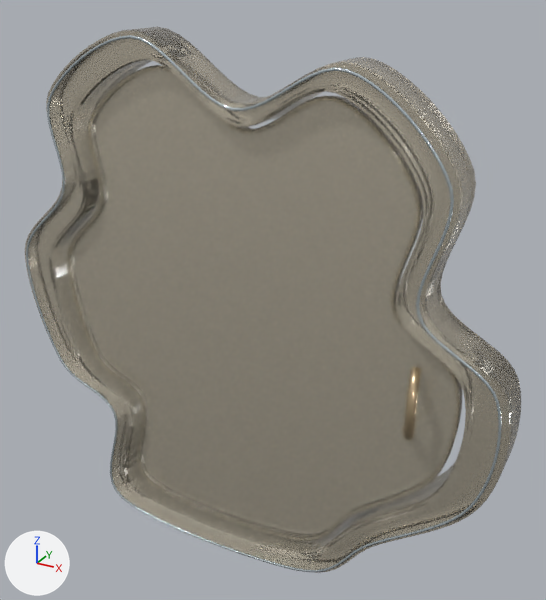
The glTF model public/models/doors/cloud.glb, before and after one commit.
One viewpoint serves both versions: a 50 mm camera at (1.79, -3.04, 3.18) aimed at (0.06, 0.1, 1.61). Lighting does not change. The marker at lower left points along +X, +Y and +Z. The picture after the commit comes second. Where no turn or scale is listed for an object, it has been applied to the vertices. Vertices at exactly the same position are counted once.

The first picture shows 'Fixed_GlassFrame.004', 'Fixed_SilverSeam.004', 'Moving_GlassLeaf.004', 'Moving_PolishedEdge.004', 'Moving_Pull.004'.
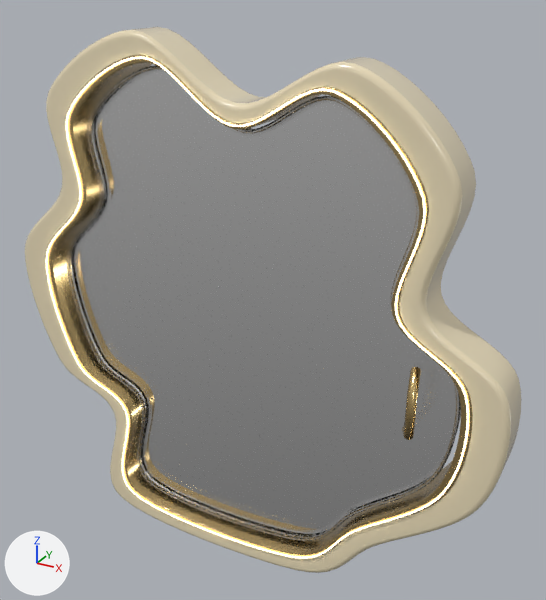
The change, as a diff of the scene's bpy script:
```diff
--- a/public/models/doors/cloud.glb.py
+++ b/public/models/doors/cloud.glb.py
@@ mat_door_cloud_pearlceramic @@
+mat_door_cloud_pearlceramic = principled_material('Door_cloud_PearlCeramic')
+mat_door_cloud_pearlceramic.base_color = (0.855, 0.745, 0.509)  # beige #eee0bd
+mat_door_cloud_pearlceramic.roughness = 0.25
+mat_door_cloud_pearlceramic.coat_weight = 0.85
+mat_door_cloud_pearlceramic.coat_roughness = 0.14
@@ me_moving_glassleaf_004 @@
 me_moving_glassleaf_004.from_pydata(...)  # 1200 vertices, 2396 faces; spans x -1.2..1.1, y -0.05..0.05, z 0.22..2.75
-me_moving_glassleaf_004.materials.append(mat_door_cloud_leafglass)  # pale yellow #efe5ce
+me_moving_glassleaf_004.materials.append(mat_door_cloud_clearleafglass)  # white #ffffff
@@ me_fixed_glassframe_004 @@
-me_fixed_glassframe_004.from_pydata(...)  # 2400 vertices, 4800 faces; spans x -1.48..1.35, y -0.13..0.13, z 0.05..2.92
+me_fixed_glassframe_004.from_pydata(...)  # 3600 vertices, 7200 faces; spans x -1.48..1.35, y -0.13..0.13, z 0.05..2.92
+# me_fixed_glassframe_004 part 1: 655 vertices moved from x -1.47..1.34, y -0.13..0.13, z 0.06..2.92 to x -1.47..1.35, y -0.13..0.13, z 0.06..2.92; 483 vertices removed from x -1.46..1.34, y -0.13..0.13, z 0.07..2.91; 1683 vertices added at x -1.47..1.35, y -0.13..0.13, z 0.06..2.92
+# me_fixed_glassframe_004 part 2: 2430 faces spanning x -1.48..1.35, y -0.13..0.13, z 0.05..2.92 switch from mat_door_cloud_castglass (pale yellow #efe5ce) to mat_door_cloud_pearlceramic (beige #eee0bd)
@@ ob_fixed_silverseam_004 @@
-ob_fixed_silverseam_004 = bpy.data.objects.new('Fixed_SilverSeam.004', me_fixed_silverseam_004)
@@ ob_fixed_innerlight_front_004 @@
+ob_fixed_innerlight_front_004 = bpy.data.objects.new('Fixed_InnerLight_Front.004', me_fixed_innerlight_front_010)  # 1200 vertices, 2400 faces; spans x -1.28..1.17, y -0.15..-0.14, z 0.16..2.81; in mat_door_warminnerlight (beige #fff0cf, glowing beige #fff0cf)
+ob_fixed_innerlight_front_004.location = (0.0, 0.0, 0.0)
@@ ob_fixed_champagnereveal_004 @@
+ob_fixed_champagnereveal_004 = bpy.data.objects.new('Fixed_ChampagneReveal.004', me_fixed_champagnereveal_010)  # 3600 vertices, 7200 faces; spans x -1.3..1.19, y -0.13..0.13, z 0.16..2.82; in mat_door_champagne_pearlfinish (beige #d6b87c)
+ob_fixed_champagnereveal_004.location = (0.0, 0.0, 0.0)
```

Location of each change, (x1, y1, x2, y2) in pixels of the pictures (546 x 600 px):
'Moving_GlassLeaf.004', recoloured: (71, 69, 461, 537) in both
'Fixed_ChampagneReveal.004', added: after (45, 55, 473, 557)
'Fixed_SilverSeam.004', deleted: before (26, 35, 502, 572)
'Fixed_InnerLight_Front.004', added: after (45, 56, 469, 558)
part 1 of me_fixed_glassframe_004, built on: before (25, 29, 519, 573); after (25, 29, 521, 573)
part 2 of me_fixed_glassframe_004, recoloured: (25, 27, 521, 570) in both
